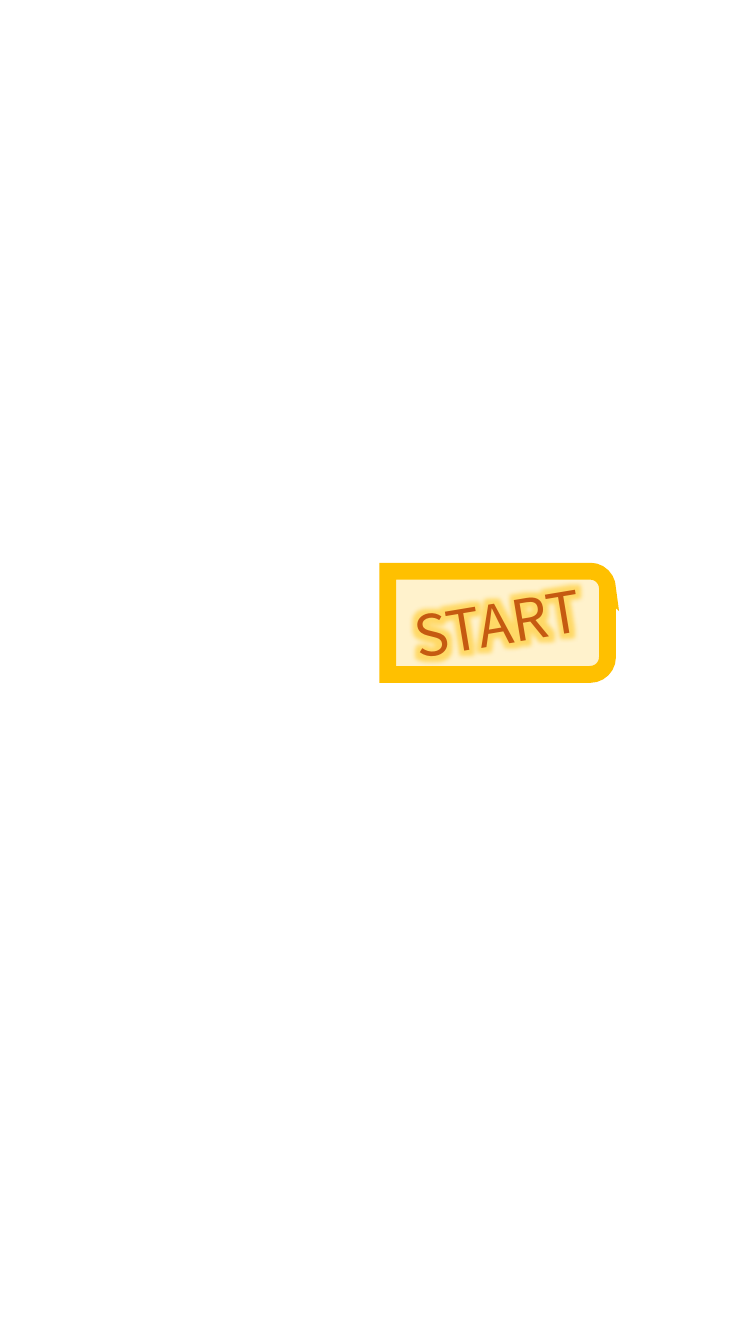
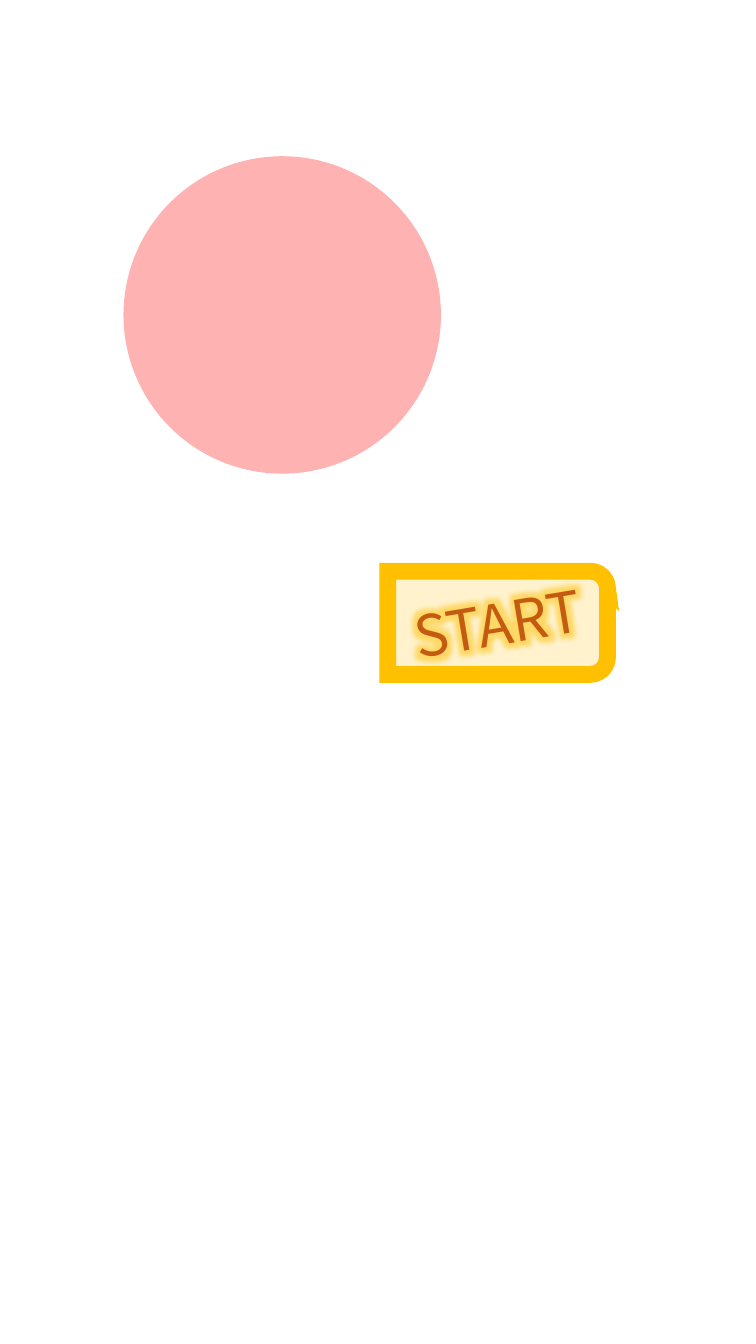
Before and after one commit to SNUGDC/DrawingRPG, a slide deck: slide 2 of Drawing RPG Dummy 리소스 EQ1.pptx. Drawn at 756x1344 pixels with LibreOffice and Linux fonts; fonts in the diff are those of the drawing. Boxes give left, top, right and bottom in pixels: in the first picture for what was removed or moved away, otherwise in the second. Text is boxed around its words. In the diff, an @@ line names an element or a change of style, - is before the commit and + after.

```diff
--- a/Drawing RPG Dummy 리소스 EQ1.pptx
+++ b/Drawing RPG Dummy 리소스 EQ1.pptx
@@ ellipse added at (x1=124, y1=156, x2=442, y2=474), fill #FF0000 at 30% opacity @@
```
Also in this commit, not shown: 4 other files.
